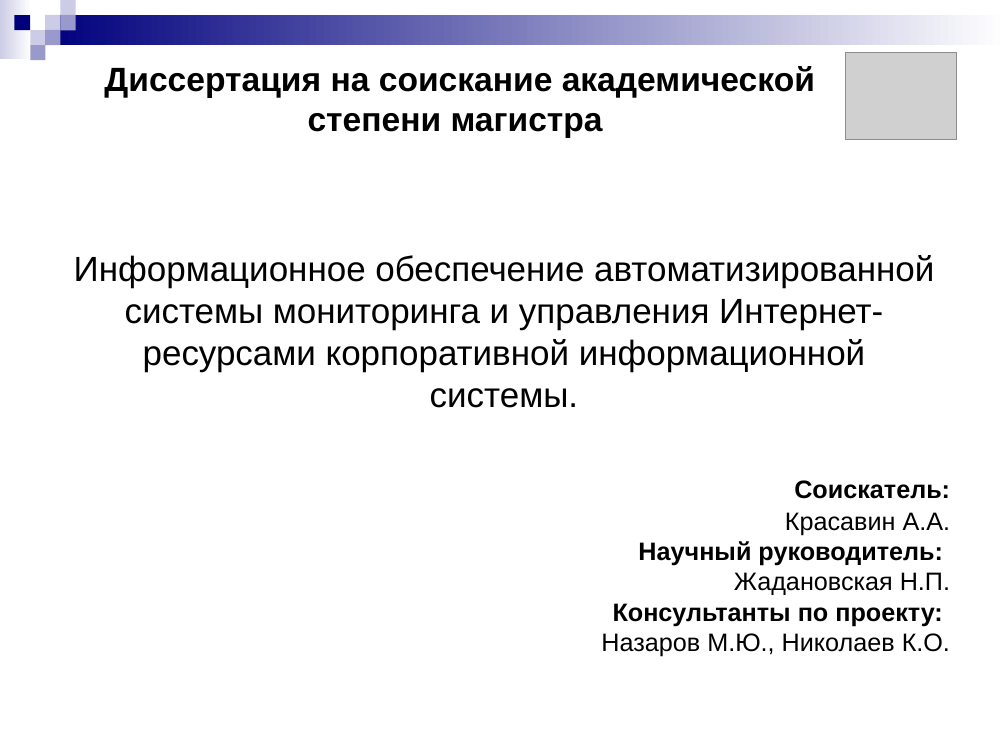
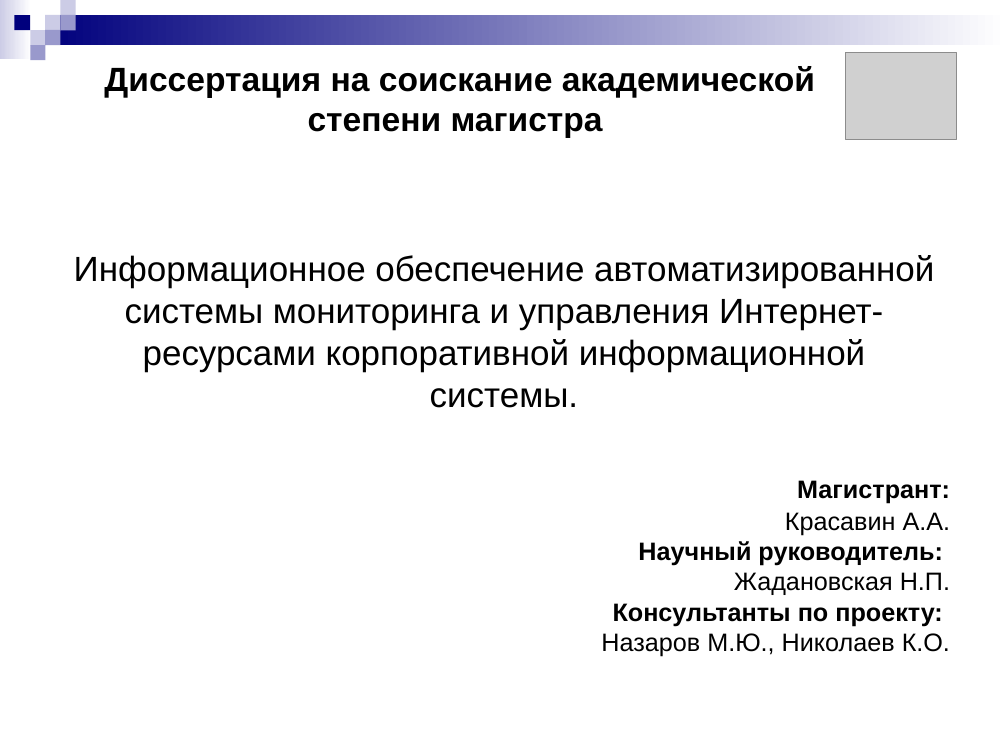
Before and after one commit to aricent123/cadbis, a slide deck: slide 1 of CADBiS_docs/DRypa/presentation.ppt. Drawn at 1008x756 pixels with LibreOffice and Linux fonts; fonts in the diff are those of the drawing; grey boxes stand for pictures. Boxes give left, top, right and bottom in pixels: in the first picture for what was removed or moved away, otherwise in the second. Text is boxed around its words. In the diff, an @@ line names an element or a change of style, - is before the commit and + after.

```diff
--- a/CADBiS_docs/DRypa/presentation.ppt
+++ b/CADBiS_docs/DRypa/presentation.ppt
@@ text at [601,480,951,657]: text changed @@
-Соискатель:
-Красавин А.А.
-Научный руководитель:
-Жадановская Н.П.
-Консультанты по проекту:
-Назаров М.Ю., Николаев К.О.
+Магистрант:
+Красавин А.А.
+Научный руководитель:
+Жадановская Н.П.
+Консультанты по проекту:
+Назаров М.Ю., Николаев К.О.
```
Also in this commit, not shown: 2 other slides changed, 6 slides added, 5 slides removed.
